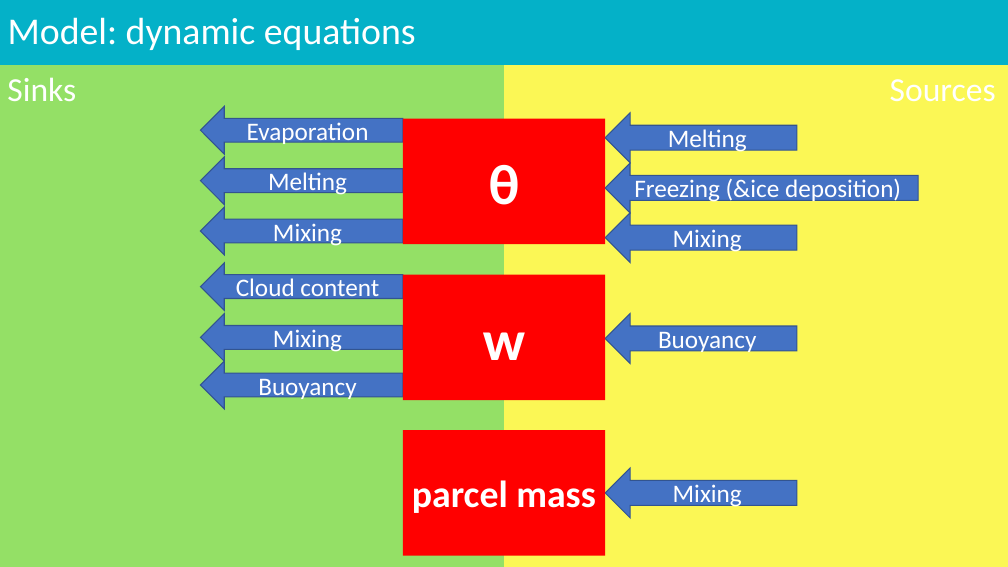
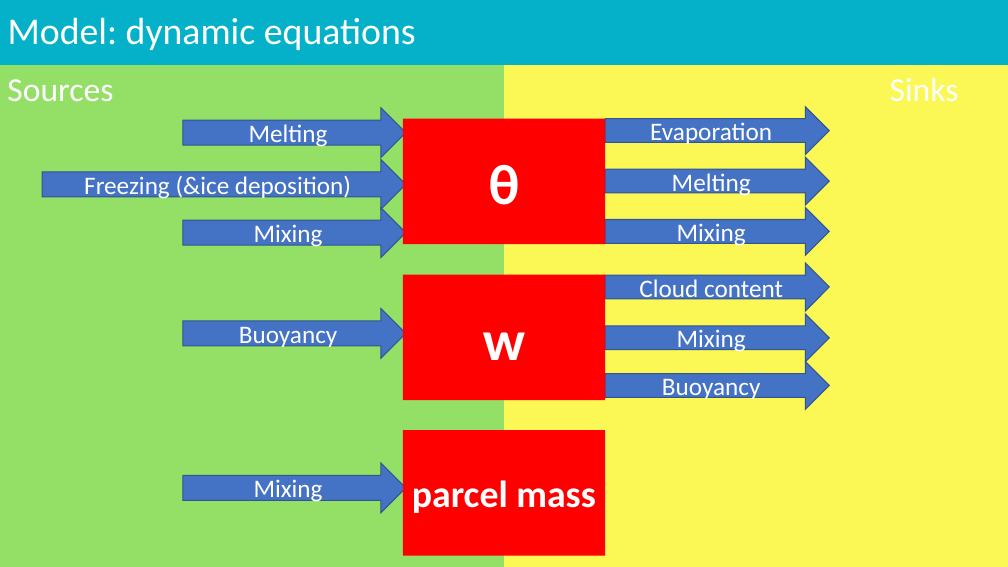
Before and after one commit to meteoNL/CloudParcelModel_SOACproject, a slide deck: slide 3 of presentation.pptx. Drawn at 1008x567 pixels with LibreOffice and Linux fonts; fonts in the diff are those of the drawing. Boxes give left, top, right and bottom in pixels: in the first picture for what was removed or moved away, otherwise in the second. Text is boxed around its words. In the diff, an @@ line names an element or a change of style, - is before the commit and + after.

Commit message:
new presentation

```diff
--- a/presentation.pptx
+++ b/presentation.pptx
@@ text at (x1=7, y1=79, x2=113, y2=101): text changed @@
-Sinks
+Sources
@@ text at (x1=890, y1=77, x2=959, y2=101): text changed @@
-Sources
+Sinks
@@ right arrow "Melting" resized from (x1=606, y1=113, x2=798, y2=163) to (x1=183, y1=108, x2=406, y2=158) @@
@@ left arrow "Evaporation" resized from (x1=200, y1=107, x2=403, y2=154) to (x1=605, y1=107, x2=830, y2=154) @@
@@ right arrow "Freezing (&ice deposition)" resized from (x1=606, y1=163, x2=919, y2=213) to (x1=42, y1=160, x2=406, y2=209) @@
@@ left arrow "Melting" resized from (x1=200, y1=157, x2=403, y2=204) to (x1=605, y1=157, x2=830, y2=205) @@
@@ right arrow "Mixing" resized from (x1=606, y1=212, x2=798, y2=262) to (x1=183, y1=208, x2=406, y2=258) @@
@@ left arrow "Mixing" resized from (x1=200, y1=207, x2=403, y2=255) to (x1=605, y1=208, x2=830, y2=256) @@
@@ left arrow "Cloud content" resized from (x1=200, y1=263, x2=403, y2=311) to (x1=605, y1=263, x2=830, y2=311) @@
@@ right arrow "Buoyancy" resized from (x1=606, y1=314, x2=798, y2=364) to (x1=183, y1=309, x2=406, y2=358) @@
@@ left arrow "Mixing" resized from (x1=200, y1=314, x2=403, y2=361) to (x1=605, y1=314, x2=830, y2=361) @@
@@ left arrow "Buoyancy" resized from (x1=200, y1=361, x2=403, y2=409) to (x1=605, y1=361, x2=830, y2=409) @@
@@ mirrored in 11 elements at (x1=605, y1=107, x2=830, y2=154), (x1=605, y1=157, x2=830, y2=205), (x1=605, y1=263, x2=830, y2=311), (x1=183, y1=108, x2=406, y2=158), (x1=42, y1=160, x2=406, y2=209), (x1=605, y1=208, x2=830, y2=256), (x1=183, y1=208, x2=406, y2=258), (x1=605, y1=314, x2=830, y2=361), (x1=605, y1=361, x2=830, y2=409), (x1=183, y1=309, x2=406, y2=358), (x1=183, y1=463, x2=406, y2=513) @@
@@ right arrow "Mixing" resized from (x1=606, y1=468, x2=798, y2=518) to (x1=183, y1=463, x2=406, y2=513) @@
```
Also in this commit, not shown: 7 other slides changed.
